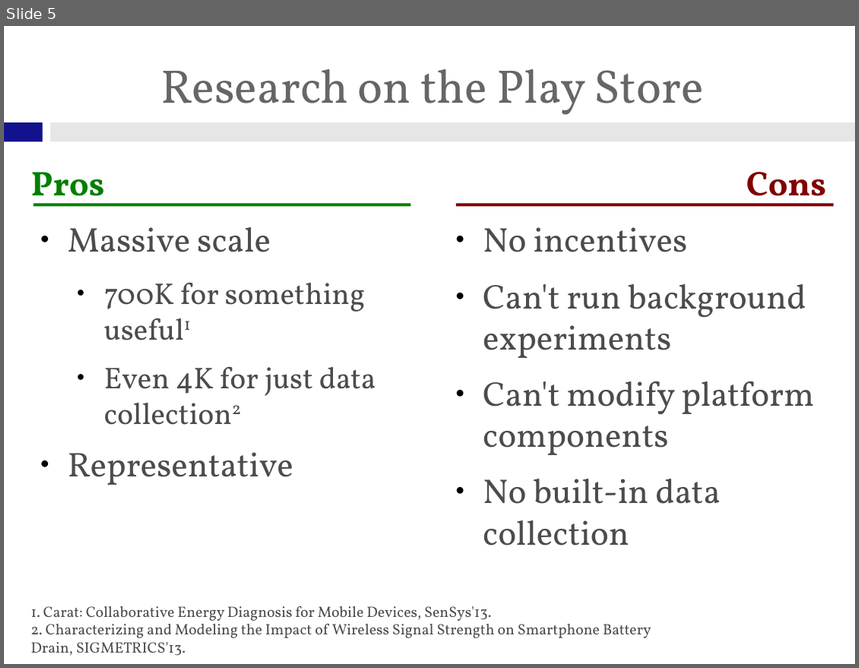
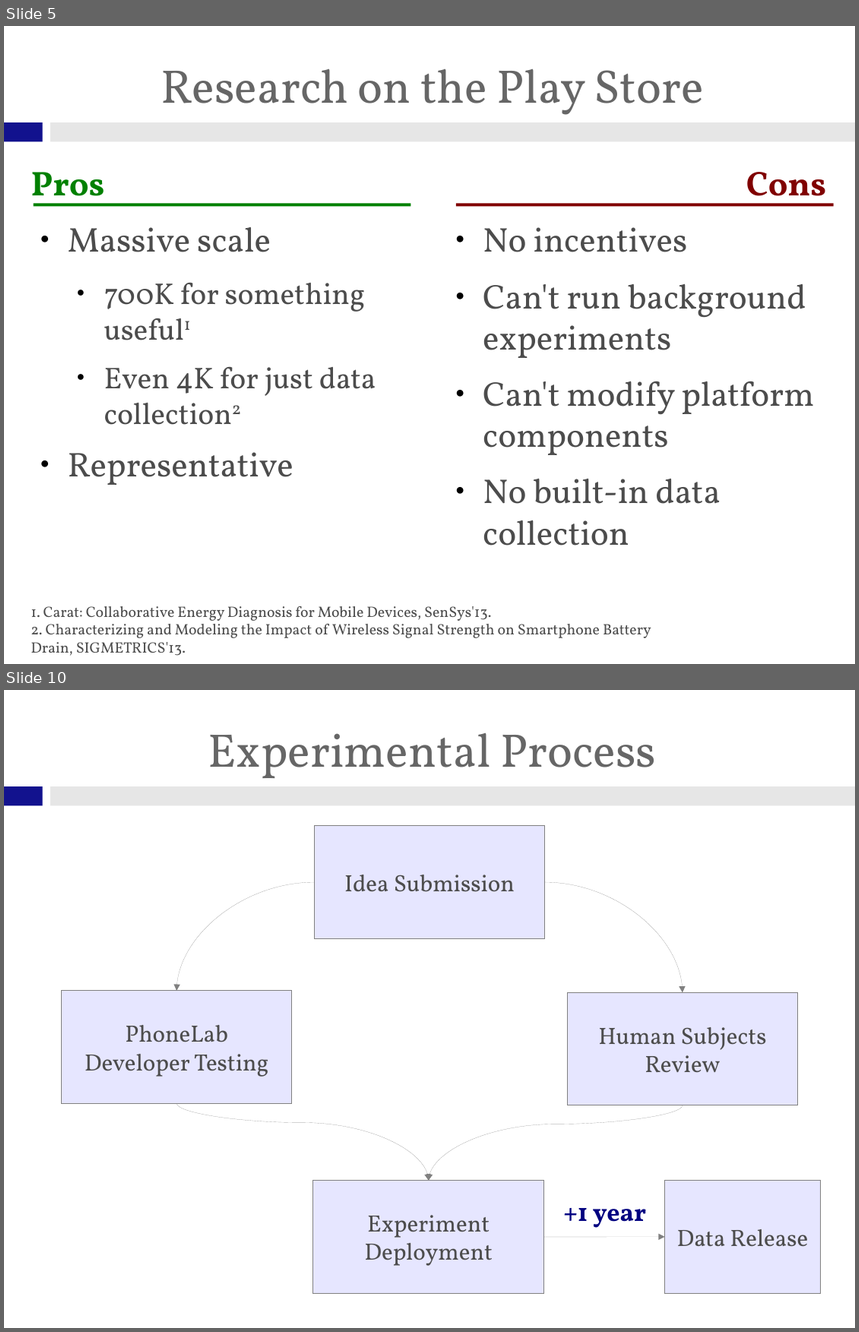
Before and after one commit to gchallen/talks.sensemine2013-phonelab, a slide deck: talk.odp. Shown one above the other, each under a label of ours: slide 5 before the commit, slides 5 and 10 after it; the slides between them are not shown. The pictures are 859x668 and 859x1332 pixels, drawn with LibreOffice and Linux fonts; fonts in the diff are those of the drawing; background and template pictures are left out. Boxes give left, top, right and bottom in pixels: in the first picture for what was removed or moved away, otherwise in the second. Text is boxed around its words. In the diff, an @@ line names an element or a change of style, - is before the commit and + after.

```diff
--- a/talk.odp
+++ b/talk.odp
@@ slide 10 added at (4,690,855,1328), background #FFFFFF; not listed: 2 template elements that a slide beside it also shows @@
@@ title added at (208,733,656,778), 44 pt, text #666666 @@
+Experimental Process
@@ rectangle added at (315,826,545,939), fill #E6E6FF, outline #808080 0 pt, 22 pt, text #4C4C4C @@
+Idea Submission
@@ curved arrow added from (315, 882) to (177, 991), #808080 0 pt @@
@@ curved arrow added from (545, 882) to (683, 992), #808080 0 pt @@
@@ rectangle added at (61,991,292,1104), fill #E6E6FF, outline #808080 0 pt, 22 pt, text #4C4C4C @@
+PhoneLab
+Developer Testing
@@ rectangle added at (568,992,799,1106), fill #E6E6FF, outline #808080 0 pt, 22 pt, text #4C4C4C @@
+Human Subjects
+Review
@@ curved arrow added from (177, 1104) to (429, 1181), #808080 0 pt @@
@@ curved arrow added from (683, 1106) to (429, 1181), #808080 0 pt @@
@@ rectangle added at (314,1181,544,1294), fill #E6E6FF, outline #808080 0 pt, 22 pt, text #4C4C4C @@
+Experiment
+Deployment
@@ rectangle added at (665,1180,821,1293), fill #E6E6FF, outline #808080 0 pt, 22 pt, text #4C4C4C @@
+Data Release
@@ text added at (563,1208,646,1228), 24 pt, text #000080, bold @@
++1 year
@@ arrow added from (544, 1238) to (665, 1238), #808080 0 pt @@
```
Also in this commit, not shown: 1 slide changed, 7 other slides added, 2 slides removed, 9 other files.
